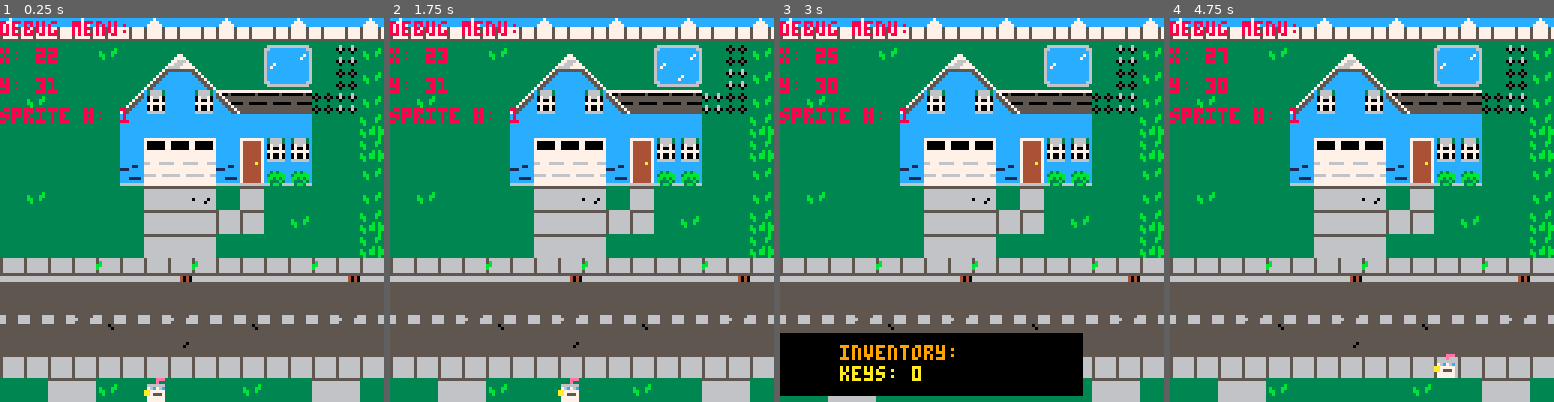
Above: before the commit, frames 1-4 (left to right).
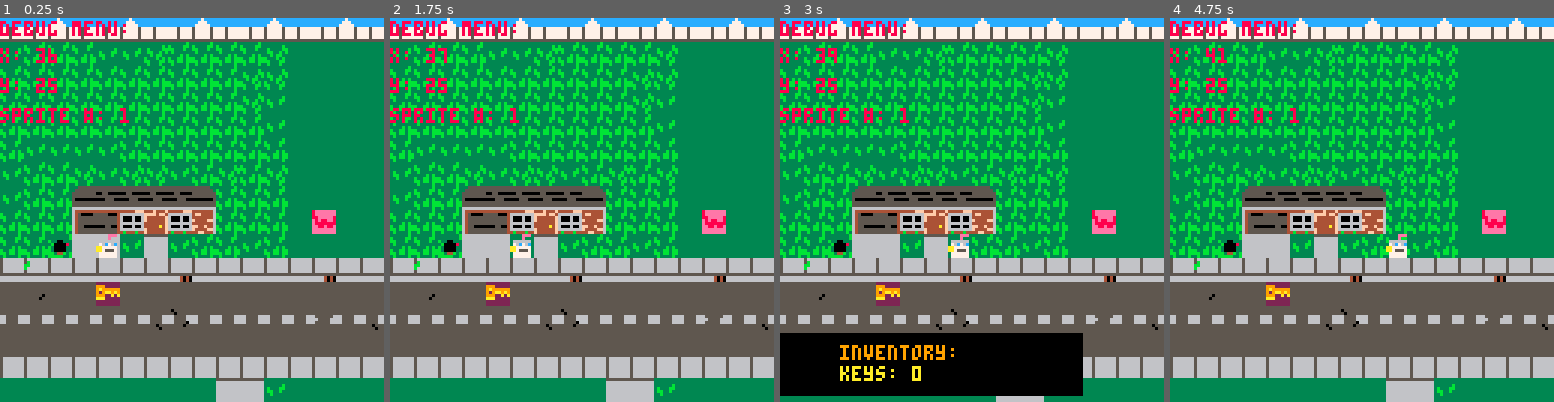
Above: after the commit, the same moments.

Repository: WyattAlexander-001/Pico-8-Repo
Game: PICO-8 cartridge aqua_teen_rpg.p8
The game is run twice, just before and just after one commit, with the same random seed, the same clock (stepped at 60 frames per second) and the same inputs.
Inputs:
- Up to frame 1 (0.25 s): no input
- Up to frame 2 (1.75 s): tap X (X key) at 0.33, 1.07 s; hold Right from 1.6 s (still down)
- Up to frame 3 (3 s): tap X (X key) at 1.85, 2.97 s; release Right at 2.1 s; hold Up 2.15-2.42 s; hold Right from 2.47 s (still down)
- Up to frame 4 (4.75 s): release Right at 3.03 s; hold Left 3.08-3.58 s; hold Down 3.63-3.97 s; hold Right 4.02-4.68 s; tap X (X key) at 4.08 s; hold Up from 4.73 s (still down)

The runs differ from the first frame. In frame 1, 34% of the frame differs, in the area x 0-100%, y 0-100%; in frame 2, 34%; in frame 3, 33%; in frame 4, 34%.

Commit message:
fixed carl's door and added delay to key

Diff:
--- a/aqua_teen_rpg.p8
+++ b/aqua_teen_rpg.p8
@@ -4,6 +4,8 @@
 --core functions
 
 function _init()
+
+	key_pickup_delay = 0 --testing
 	printh("started init")
 	map_setup()
 	make_player()
@@ -17,6 +19,7 @@
 		update_map()
 		move_player()
 		check_win_lose()
+		update_key_pickup_delay()--testing
 	else
 		if (btnp(❎)) extcmd("reset")
 	end
@@ -97,13 +100,17 @@
 	p.keys-=1
 	swap_tile(x,y)
 	sfx(2)
+
+	if x ==26 and y ==22 then
+		swap_tile(26,21)
+	end
 end
 -->8
 --player
 function make_player()
 	p={}
-	p.x=22
-	p.y=31
+	p.x=36
+	p.y=25
 	p.sprite=1
 	p.keys=0
 	p.direction=false
@@ -141,6 +148,7 @@
 function interact(x,y)
 	if (is_tile(key,x,y)) then
 		get_key(x,y)
+		key_pickup_delay = 300 --testing
 	elseif (is_tile(door,x,y) and p.keys>0) then
 		open_door(x,y)
 	elseif (is_tile(teleporter,x,y)) then
@@ -154,13 +162,10 @@
 
 		--shake door -> main house
 		if( x == 38 and y==24) then
-			teleport_player(0,0)
-		end
-
-		if( x == 11 and y==32) then
-			p.x=0
-			p.y=0
-			sfx(2)
+			teleport_player(86,7)
+		--main house -> shake door
+		elseif (x==86 and y==8 or x==87 and y==8) then
+			teleport_player(38,25)
 		end
 	end
 end
@@ -204,6 +209,13 @@
 	rectfill(invx,invy,invx+100,invy+20,0) --black box
 	print("inventory: ",invx+20,invy+4,9) --9 is orange
 	print("keys: " ..p.keys,invx+20,invy+11,10) -- 10 is yellow
+end
+
+--testing
+function update_key_pickup_delay()
+	if key_pickup_delay > 0 then
+		key_pickup_delay -= 1
+	end
 end
 -->8
 --utility
@@ -470,7 +482,7 @@
 
 
 __gff__
-000000000000000000000000000101010000010000000000000000000001010100000000000000000000000000010101000000000002020000000000000020010000000000000000010101010101020000000100010101010100010101010404000000000524010104040520010002010001000101010001040c140101000020
+0000000000000000000000000001010100000100000000000000000000010101000000000000000000000000000101010000000000020200000000000000200100000000000000000101010101010200000001000101010101000101010104040000000005200101202005200100040100010001010100012020140101000120
 0000000000000000000000000000000000000000000000000000000000000000010000000000000000000000000000004810800000000000000000000000000000000000000000000000000000000000000000000000000000000000000000000000000000000000000000000000000000000000000000000000000000000000
 __map__
 0000000000000000000000000000000000000000000000000000000000000000000000000000000000000000000000000000000000000000000000000000003f3f3f3f3f3f3f3f3f3f3f3f3f3f3f3f3f3f0000000000000000000000000000000000000000000000000000000000000000000000000000000000000000000008
@@ -490,7 +502,7 @@
 0000000000000000000000000000000000000000000000000000000000000000000000000000000000000000000000000000000000000000000000000000003f00000000000000000000000000000000000000000000000000000000000000000000000000000000000000000000000000000000000000000000000000000000
 0000000000000000000000000000001e1e1e1e1e1e1e1e1e1e1e1e1e1e1e1e1e1e1e1e1e1e1e1e1e1e1e1e1e1e1e1e1e1e00000000000000000000000000003f000000000000000000000000000000003f0000000000000000000000000000000000000000000000000000000000000000000000000000000000000000000000
 0000000000000000000000000000001e5a5b5b5a5b5b5a5b5b5a5b5b5a5b5b5a5b5b5a5b5b5a5b5b5a5b5b5a5b5b5a5b1e00000000000000000000000000003f3f3f3f3f3f3f3f3f3f3f3f3f3f3f3f3f3f0000000000000000000000000000000000000000000000000000000000000000000000000000000000000000000000
-0000000000000000000000000000001e1010101011101077101010686910b111111313131111141313131314101010101e00000000000000000000000000000000000000000000000000000000000000000000000000000000000000000000000000000000000000000000000000000000000000000000000000000000000000
+0000000000000000000000000000001e101010101110107710104e686910b111111313131111141313131314101010101e00000000000000000000000000000000000000000000000000000000000000000000000000000000000000000000000000000000000000000000000000000000000000000000000000000000000000
 0000000000000000000000000000001e1010101010107476661010787910b011131313131313131313131414101010101e00000000000000000000000000000000000000000000000000000000000000000000000000000000000000000000000000000000000000000000000000000000000000000000000000000000000000
 0000000000000000000000000000001e10111010107452a05267757575b0b111131313131313131313131411101010101e00000000000000000000000000000000000000000000000000000000000000000000000000000000000000000000000000000000000000000000000000000000000000000000000000000000000000
 0000000000000000000000000000001e1010101010a0a0a0a0a0a0a0a0101013131313131313131313131311101010101e00000000000000000000000000000000000000000000000000000000000000000000000000000000000000000000000000000000000000000000000000000000000000000000000000000000000000
@@ -501,7 +513,7 @@
 0000000000000000000000000000001e10101010101051515110101010101013131371626211591113131113101010101e00000000000000000000000000000000000000000000000000000000000000000000000000000000000000000000000000000000000000000000000000000000000000000000000000000000000000
 0000000000000000000000000000001e40404040504040415040404040504140405040404040404140404040404140401e00000000000000000000000000000000000000000000000000000000000000000000000000000000000000000000000000000000000000000000000000000000000000000000000000000000000000
 0000000000000000000000000000001e42424242424242424242424242424242424342424e42424242424242424242421e00000000000000000000000000000000000000000000000000000000000000000000000000000000000000000000000000000000000000000000000000000000000000000000000000000000000000
-0000000000000000000000000000001e44444447454444474444454444444744444444444444444644444444444744451e00000000000000000000000000000000000000000000000000000000000000000000000000000000000000000000000000000000000000000000000000000000000000000000000000000000000000
+0000000000000000000000000000001e44444447454444474444454444444744444444444444454644444444444744451e00000000000000000000000000000000000000000000000000000000000000000000000000000000000000000000000000000000000000000000000000000000000000000000000000000000000000
 0000000000000000000000000000001e42424242424242434242424242424242424242424242424242424242424242421e00000000000000000000000000000000000000000000000000000000000000000000000000000000000000000000000000000000000000000000000000000000000000000000000000000000000000
 0000000000000000000000000000001e70707070707070707070707070707070707070707070707070707070707070701e00000000000000000000000000000000000000000000000000000000000000000000000000000000000000000000000000000000000000000000000000000000000000000000000000000000000000
 0000000000000000000000000000001e10105151111010101010111010515110101010101010101010515111101010101e00000000000000000000000000000000000000000000000000000000000000000000000000000000000000000000000000000000000000000000000000000000000000000000000000000000000000
Not shown, added: aqua_teen_rpg.html
Not shown, added: aqua_teen_rpg.js
